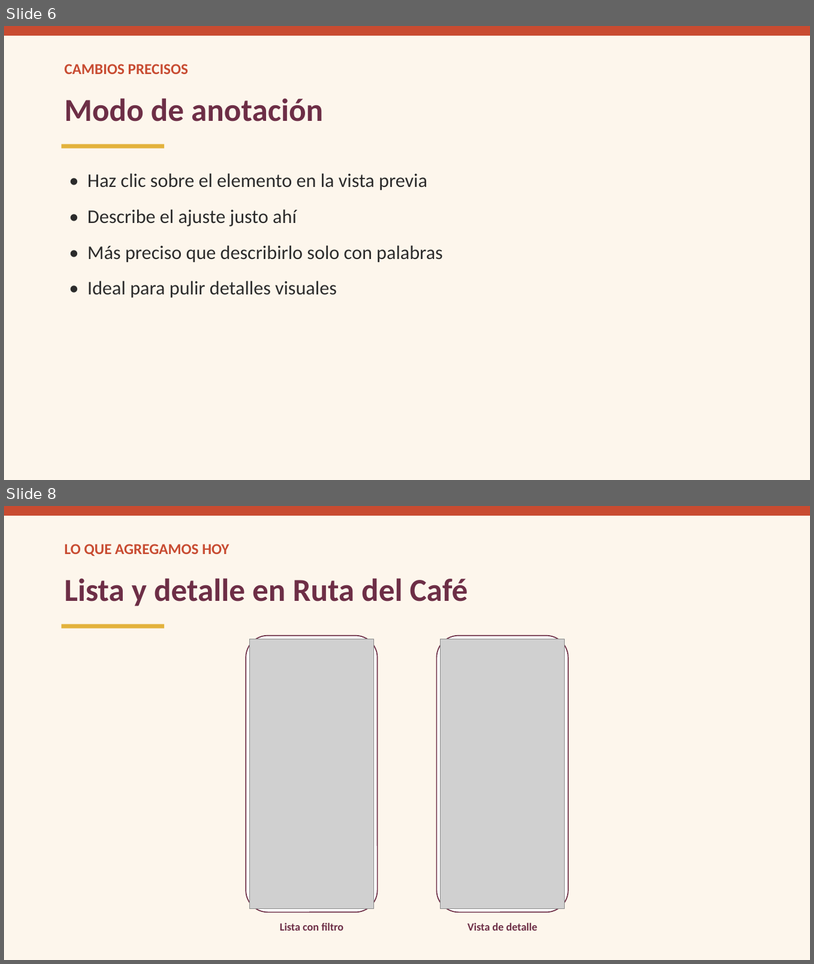
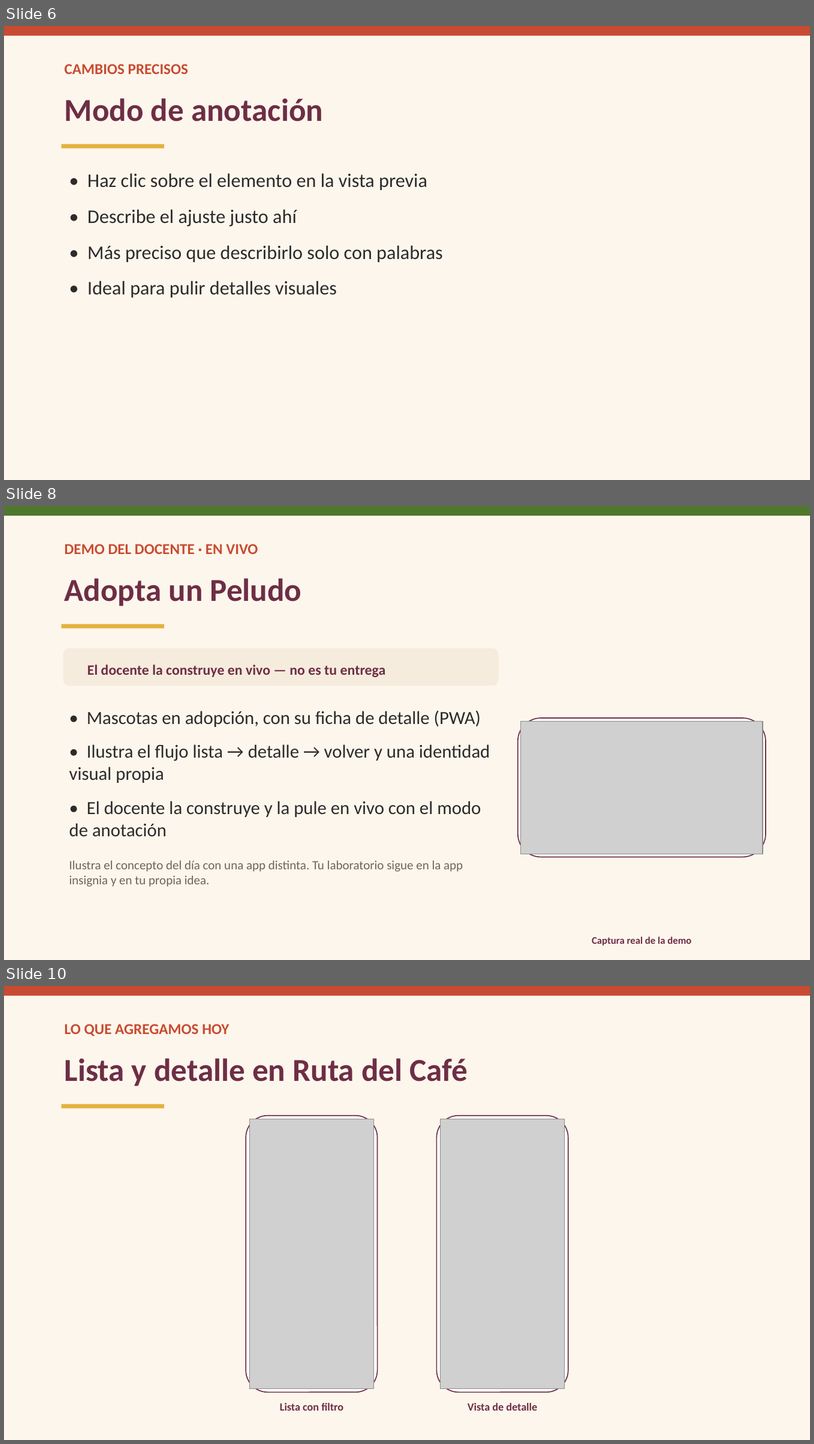
Before and after one commit to ykro/proyectos3-facom-public, a slide deck: slides/sesion-02.pptx. Shown one above the other, each under a label of ours: slides 6 and 8 before the commit, slides 6, 8 and 10 after it; the slides between them are not shown. The pictures are 814x964 and 814x1444 pixels, drawn with LibreOffice and Linux fonts; fonts in the diff are those of the drawing; grey boxes stand for pictures. Boxes give left, top, right and bottom in pixels: in the first picture for what was removed or moved away, otherwise in the second. Text is boxed around its words. In the diff, an @@ line names an element or a change of style, - is before the commit and + after.

Commit message:
3ª iteración: apps reales capturadas, flujo AI Studio en guías, demos en slides, docs y fixes
- 8 apps construidas en AI Studio y capturadas (2 insignia + 6 demos); capturas de
  flujo (Build, Enable Firebase, emulador) en guias-estudiante/img/ e insertadas en guías;
  placeholders de teléfono Android eliminados; PDFs regenerados con imágenes.
- Slides: slide 'Demo del docente' por sesión + GitHub, glosario GenAI, cómo genera la IA,
  estructura de archivos/personalización manual; contraste MUTED a AA.
- Guías: GitHub/glosario/overview, personalización manual, bitácora de prompts, plantillas.
- Prompts de las 6 demos (prompts-demos-docente.md).
- Nuevos docs: especificacion-asignaciones, material-de-apoyo-links, clase-01-guion-video, plantillas.
- Evaluación: sin defensa; Proyectos=30 sin split por proyecto; quizzes barajados; rúbrica Tareas/Labs.
- Sin 'Plan B' en ningún archivo; terminología unificada a 'Demo del docente'; badges corregidos.

```diff
--- a/slides/sesion-02.pptx
+++ b/slides/sesion-02.pptx
@@ slide 8 added at [4,506,810,960], background #FDF6EC @@
@@ rectangle added at [4,506,810,516], fill #4F772D @@
@@ text added at [65,544,258,554], 18 pt, text #C84B31, bold @@
+DEMO DEL DOCENTE · EN VIVO
@@ text added at [65,578,302,606], 38 pt, text #6D2E46, bold @@
+Adopta un Peludo
@@ rectangle added at [62,624,164,628], fill #E3B23C @@
@@ rounded rectangle added at [63,648,499,685], fill #F6ECDD @@
@@ text added at [87,664,386,677], 17 pt, text #6D2E46, bold @@
+El docente la construye en vivo — no es tu entrega
@@ text added at [69,710,491,837], 22 pt, text #2B2B2B @@
+• Mascotas en adopción, con su ficha de detalle (PWA)
+• Ilustra el flujo lista → detalle → volver y una identidad visual propia
+• El docente la construye y la pule en vivo con el modo de anotación
@@ rounded rectangle added at [518,718,766,857], fill #FFFFFF, outline #6D2E46 1.2 pt @@
@@ picture added at [521,721,763,854] @@
@@ text added at [69,860,463,886], 15 pt, text #6F645B @@
+Ilustra el concepto del día con una app distinta. Tu laboratorio sigue en la app insignia y en tu propia idea.
@@ text added at [592,936,692,945], 12 pt, text #6D2E46, bold @@
+Captura real de la demo
@@ what was slide 8 is now slide 10 @@
```
Also in this commit, not shown: 2 slides changed, 1 other slide added, 59 other files.
